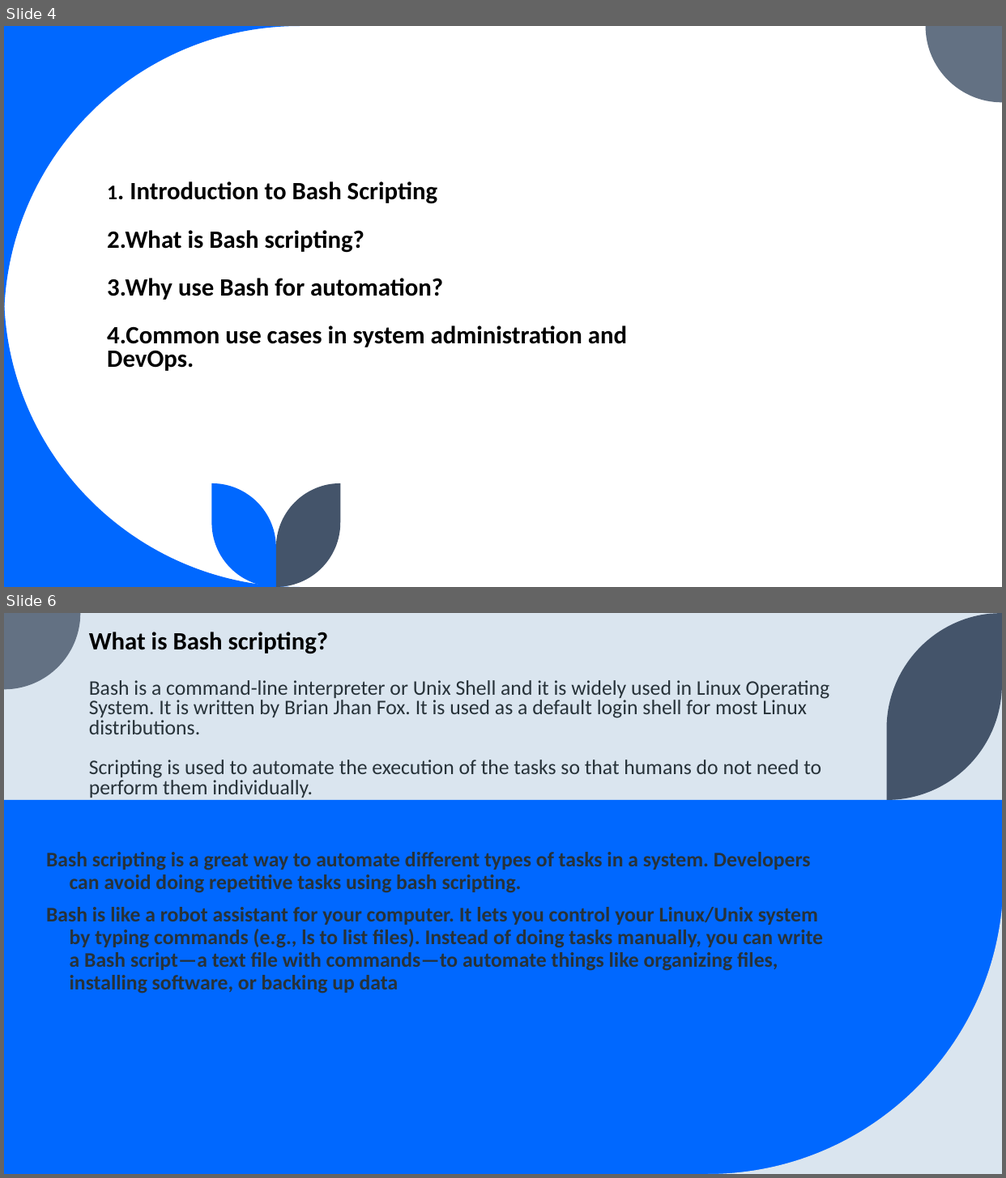
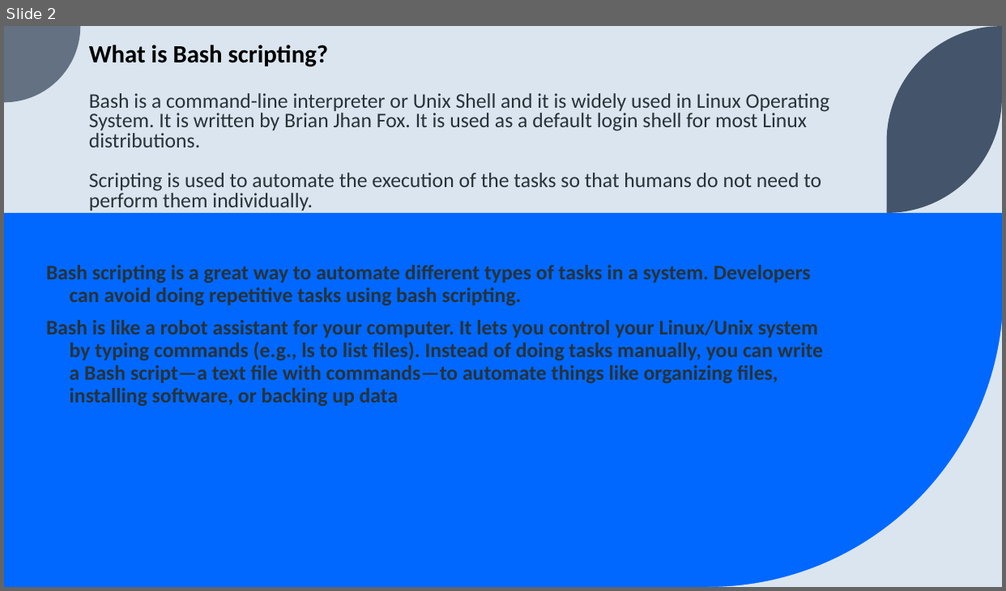
Before and after one commit to manikiran7/Devops-hub, a slide deck: presentations/Bash_Scripting_PPT (1).pptx. Shown one above the other, each under a label of ours: slides 4 and 6 before the commit, slide 2 after it; the slides between them are not shown. The pictures are 1006x1178 and 1006x591 pixels, drawn with LibreOffice and Linux fonts; fonts in the diff are those of the drawing. Boxes give left, top, right and bottom in pixels: in the first picture for what was removed or moved away, otherwise in the second. Text is boxed around its words. In the diff, an @@ line names an element or a change of style, - is before the commit and + after.

```diff
--- a/presentations/Bash_Scripting_PPT (1).pptx
+++ b/presentations/Bash_Scripting_PPT (1).pptx
@@ slide 4 removed at (4, 26, 1002, 587), background #FFFFFF @@
@@ title removed at (107, 182, 627, 371) @@
-1. Introduction to Bash Scripting
-2.What is Bash scripting?
-3.Why use Bash for automation?
-4.Common use cases in system administration and DevOps.
@@ group removed at (4, 26, 1002, 587): 5 freeform shapes @@
@@ what was slide 6 is now slide 2 @@
```
Also in this commit, not shown: 1 slide changed, 3 other slides removed, 1 other file.
